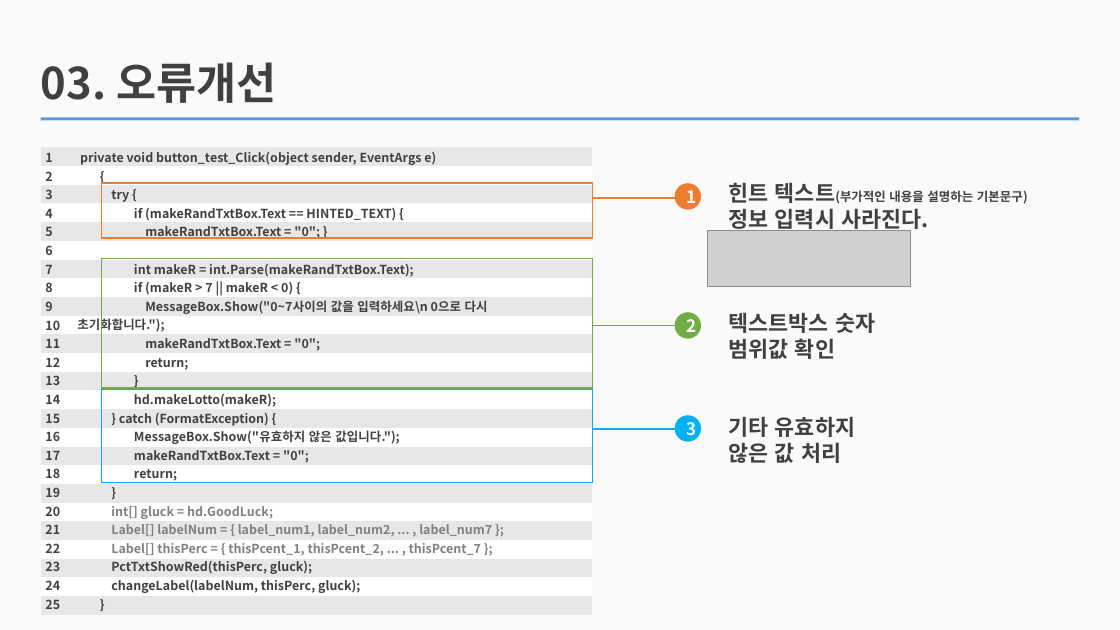
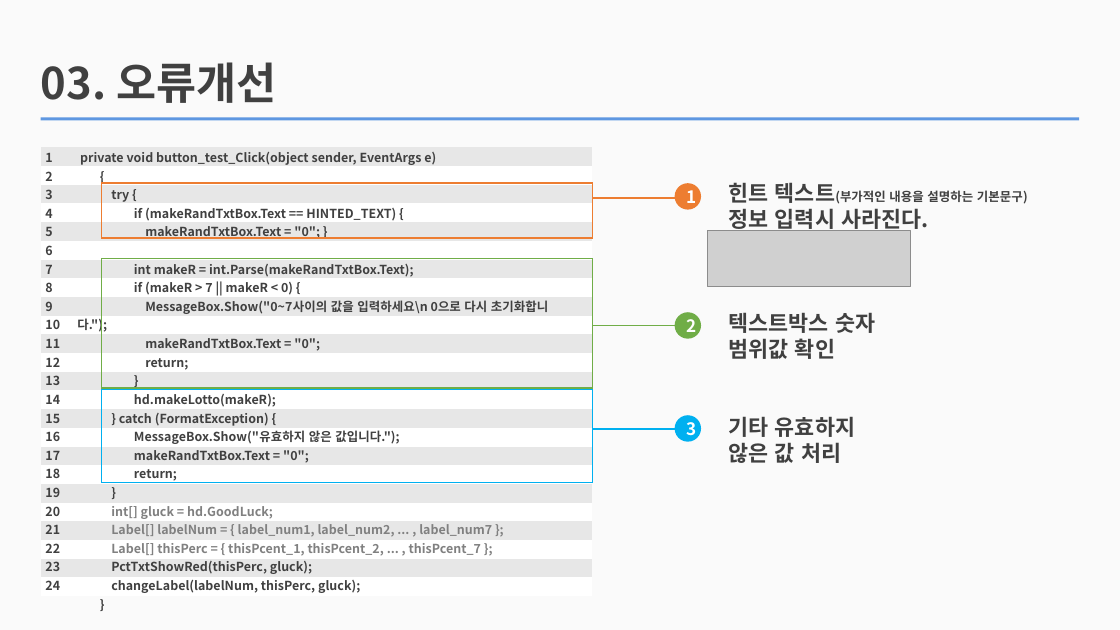
Before and after one commit to jhy0409/jhy0409, a slide deck: slide 6 of 2 vsStudio_P/210408_cSharp_basic_chap5/sukje_lotto/PPT/210409_로또번호 생성기.pptx. Drawn at 1120x630 pixels with LibreOffice and Linux fonts; fonts in the diff are those of the drawing; grey boxes stand for pictures. Boxes give left, top, right and bottom in pixels: in the first picture for what was removed or moved away, otherwise in the second. Text is boxed around its words. In the diff, an @@ line names an element or a change of style, - is before the commit and + after.

```diff
--- a/2 vsStudio_P/210408_cSharp_basic_chap5/sukje_lotto/PPT/210409_로또번호 생성기.pptx
+++ b/2 vsStudio_P/210408_cSharp_basic_chap5/sukje_lotto/PPT/210409_로또번호 생성기.pptx
@@ table at (x1=40, y1=148, x2=591, y2=597) @@
-row 25: 
@@ text "private void button_test_Click(object sender, EventArgs ..." rewrapped from (x1=77, y1=152, x2=492, y2=593) to (x1=77, y1=152, x2=548, y2=593) @@
@@ text at (x1=45, y1=543, x2=60, y2=590): text changed @@
-22
-23
-24
-25
+22
+23
+24
```
